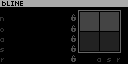
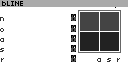
Layered file, before and after one edit (128 × 64). Changes by layer:
hid "Background" over bbox(0, 7, 128, 64)